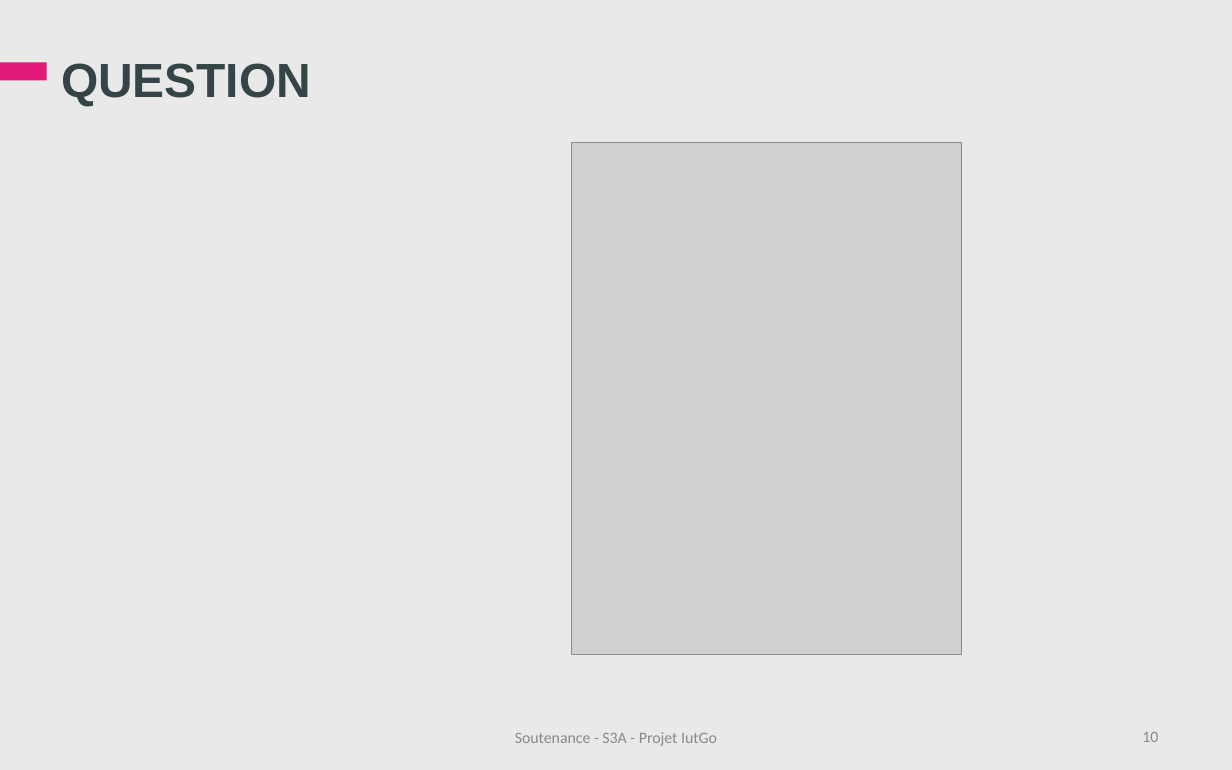
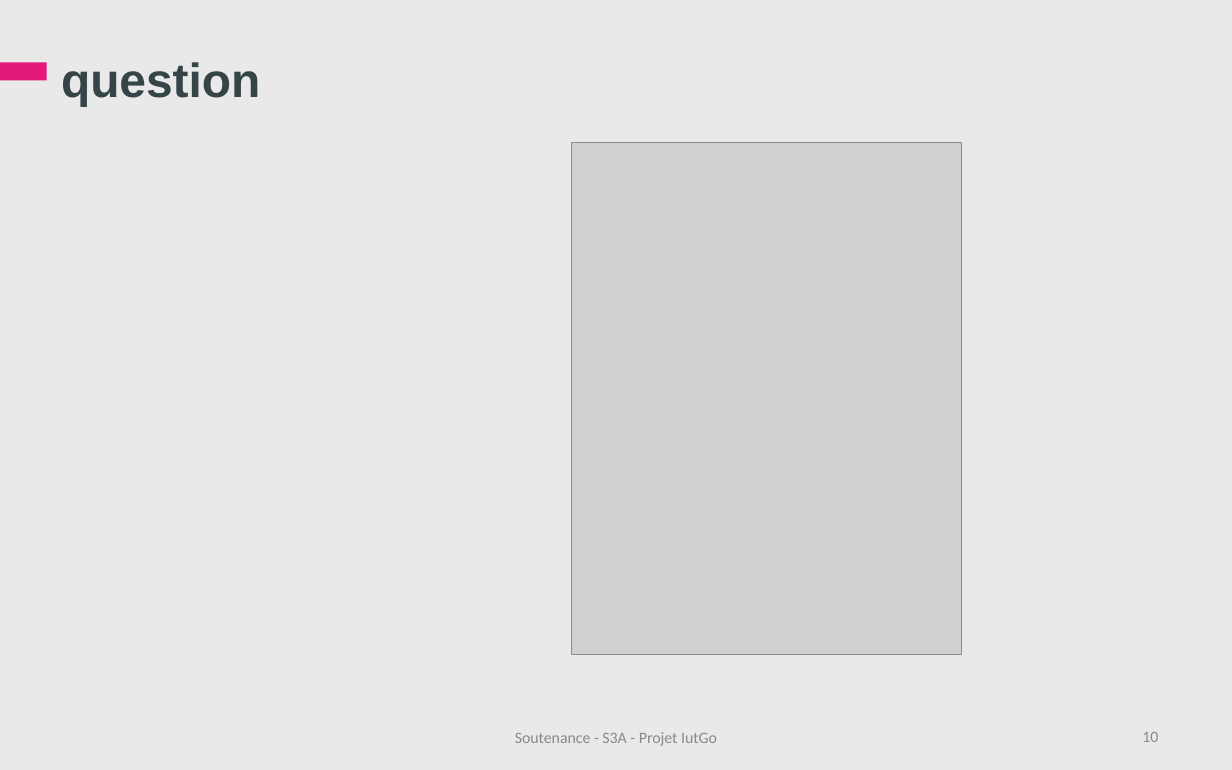
Before and after one commit to iuts3a/IUTGo, a slide deck: slide 10 of Soutenance/Soutenance-IutGo.ppt. Drawn at 1232x770 pixels with LibreOffice and Linux fonts; fonts in the diff are those of the drawing; grey boxes stand for pictures; background and template pictures are left out. Boxes give left, top, right and bottom in pixels: in the first picture for what was removed or moved away, otherwise in the second. Text is boxed around its words. In the diff, an @@ line names an element or a change of style, - is before the commit and + after.

```diff
--- a/Soutenance/Soutenance-IutGo.ppt
+++ b/Soutenance/Soutenance-IutGo.ppt
@@ title at [61,62,260,107]: text changed @@
-QUESTION
+question
```
Also in this commit, not shown: 9 other slides changed.
